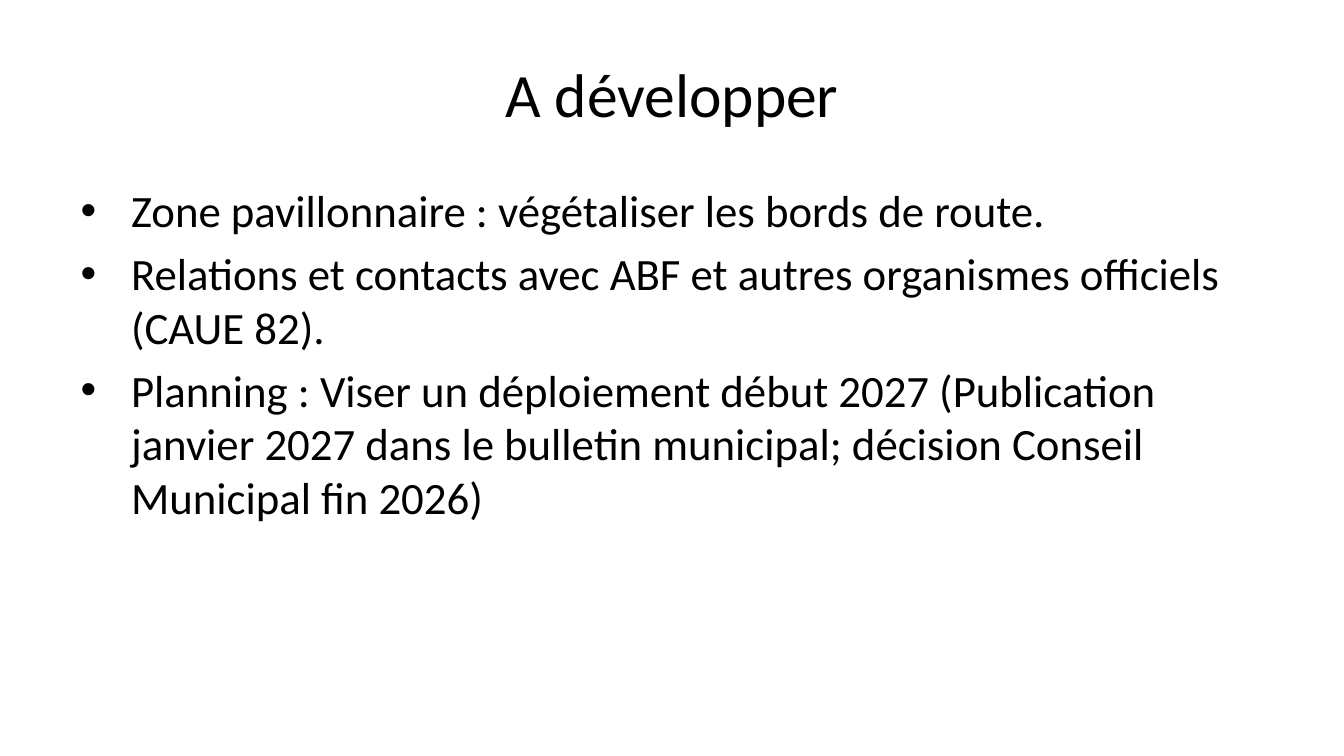
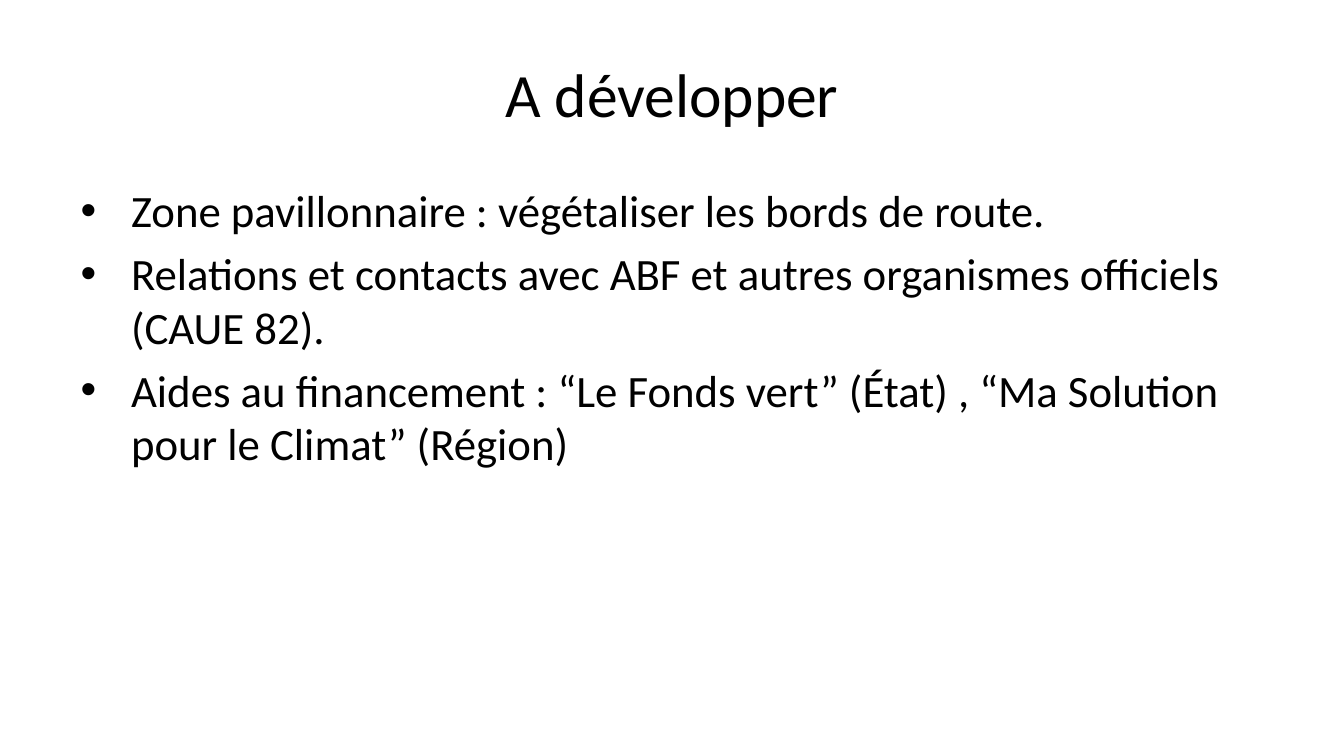
Before and after one commit to Bertrand82/vegetalisation_m2q, a slide deck: slide 20 of presentation.pptx (slide 19 before the commit). Drawn at 1344x756 pixels with LibreOffice and Linux fonts; fonts in the diff are those of the drawing. Boxes give left, top, right and bottom in pixels: in the first picture for what was removed or moved away, otherwise in the second. Text is boxed around its words. In the diff, an @@ line names an element or a change of style, - is before the commit and + after.

```diff
--- a/presentation.pptx
+++ b/presentation.pptx
@@ text at <box>131,369,1218,468</box>: text changed @@
-• Planning : Viser un déploiement début 2027 (Publication janvier 2027 dans le bulletin municipal; décision Conseil Municipal fin 2026)
+• Aides au financement : “Le Fonds vert” (État) , “Ma Solution pour le Climat” (Région)
```
Also in this commit, not shown: 1 other slide changed, 1 slide added, 1 slide removed, 4 other files.
